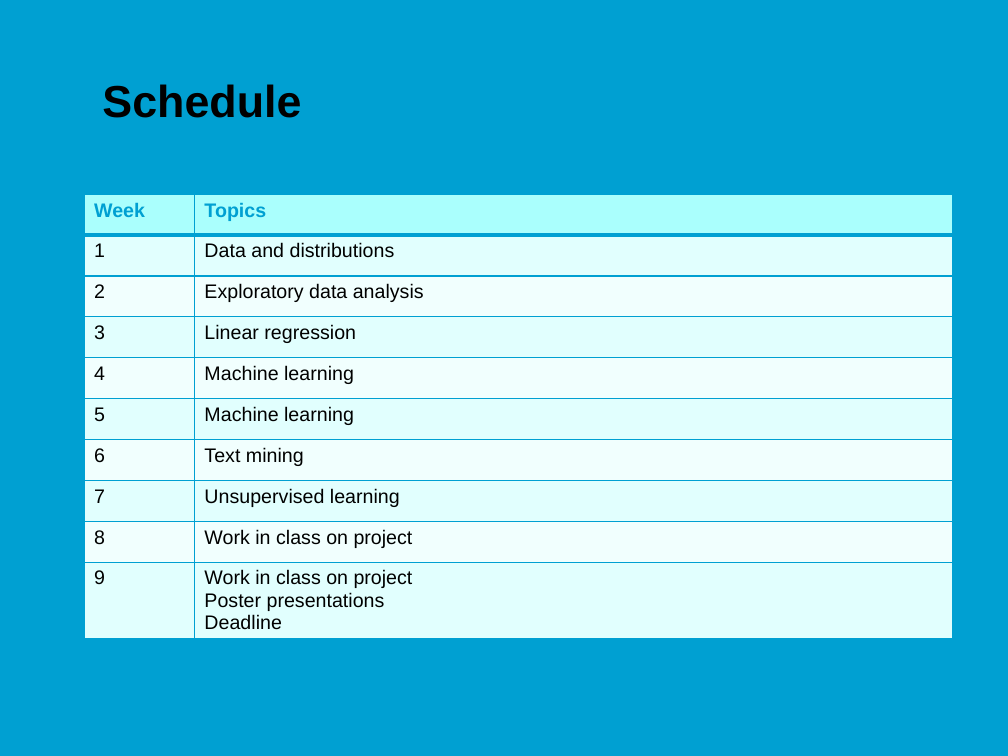
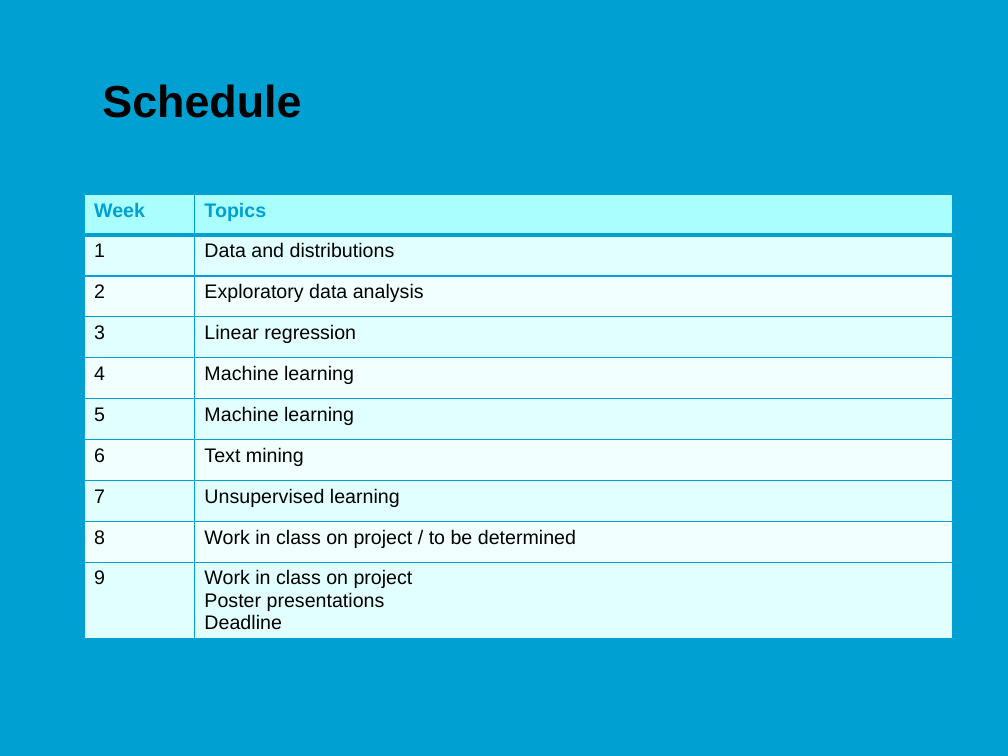
Before and after one commit to jonasmoons/data-driven-learning, a slide deck: slide 11 of slides/Week 1 - data and distributions.pptx (slide 10 before the commit). Drawn at 1008x756 pixels with LibreOffice and Linux fonts; fonts in the diff are those of the drawing; background and template pictures are left out. Boxes give left, top, right and bottom in pixels: in the first picture for what was removed or moved away, otherwise in the second. Text is boxed around its words. In the diff, an @@ line names an element or a change of style, - is before the commit and + after.

```diff
--- a/slides/Week 1 - data and distributions.pptx
+++ b/slides/Week 1 - data and distributions.pptx
@@ table at (84,195,953,663) @@
-row 9, column 2: Work in class on project
+row 9, column 2: Work in class on project / to be determined
```
Also in this commit, not shown: 5 other slides changed, 2 slides added, 1 slide removed, 5 other files.
